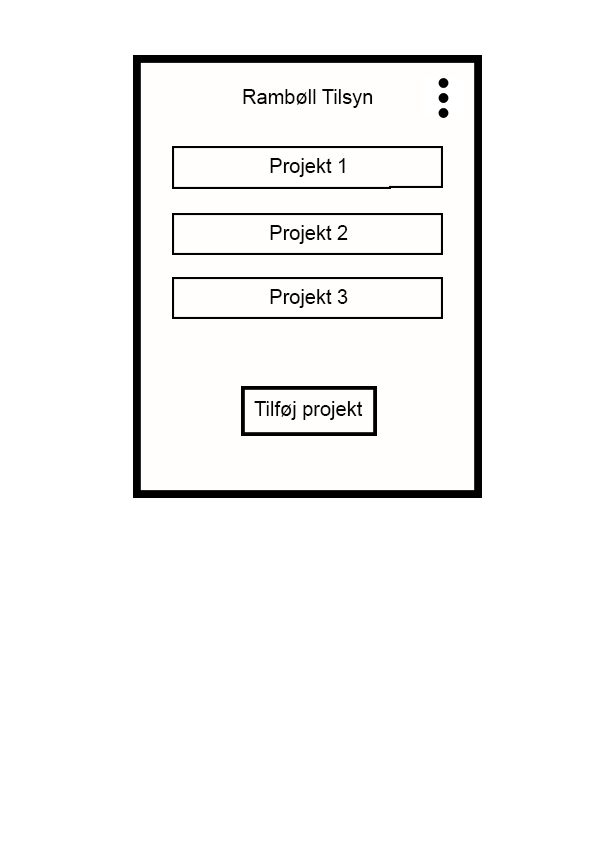
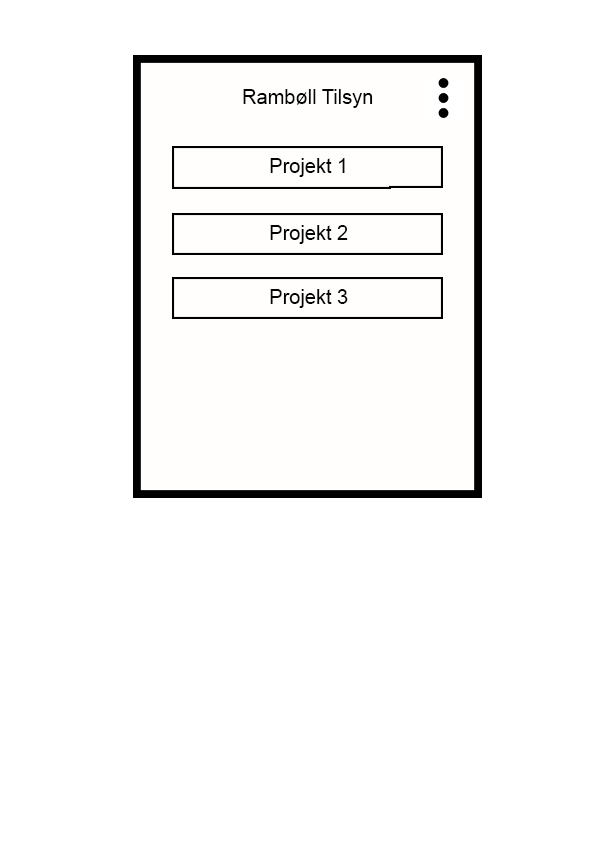
Layers edited between the first and the second (595, 842) image:
removed layer "Tilføj projekt" over [254, 401, 363, 420]
removed layer "Rectangle 3" over [241, 386, 377, 436]
